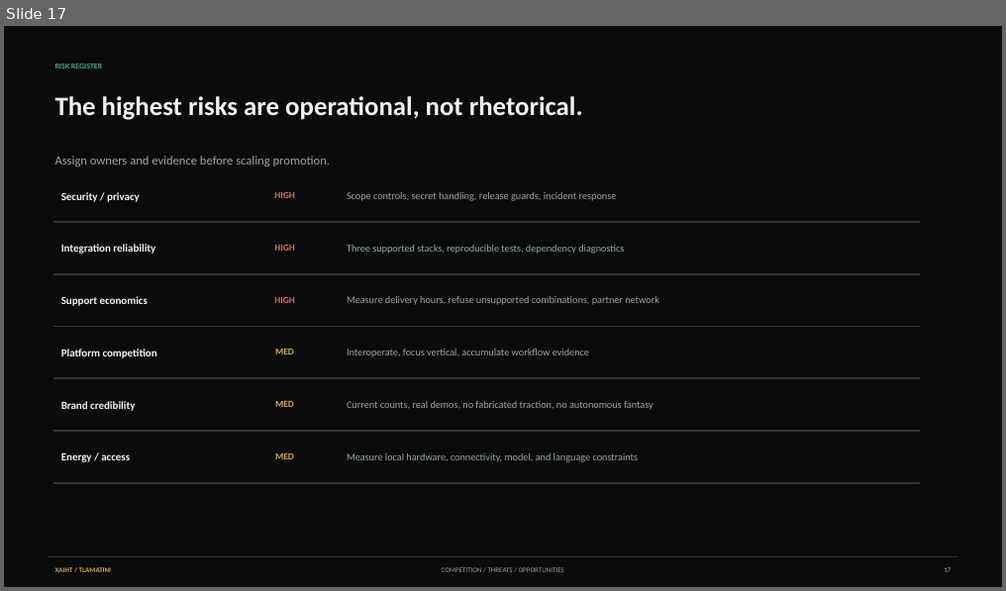
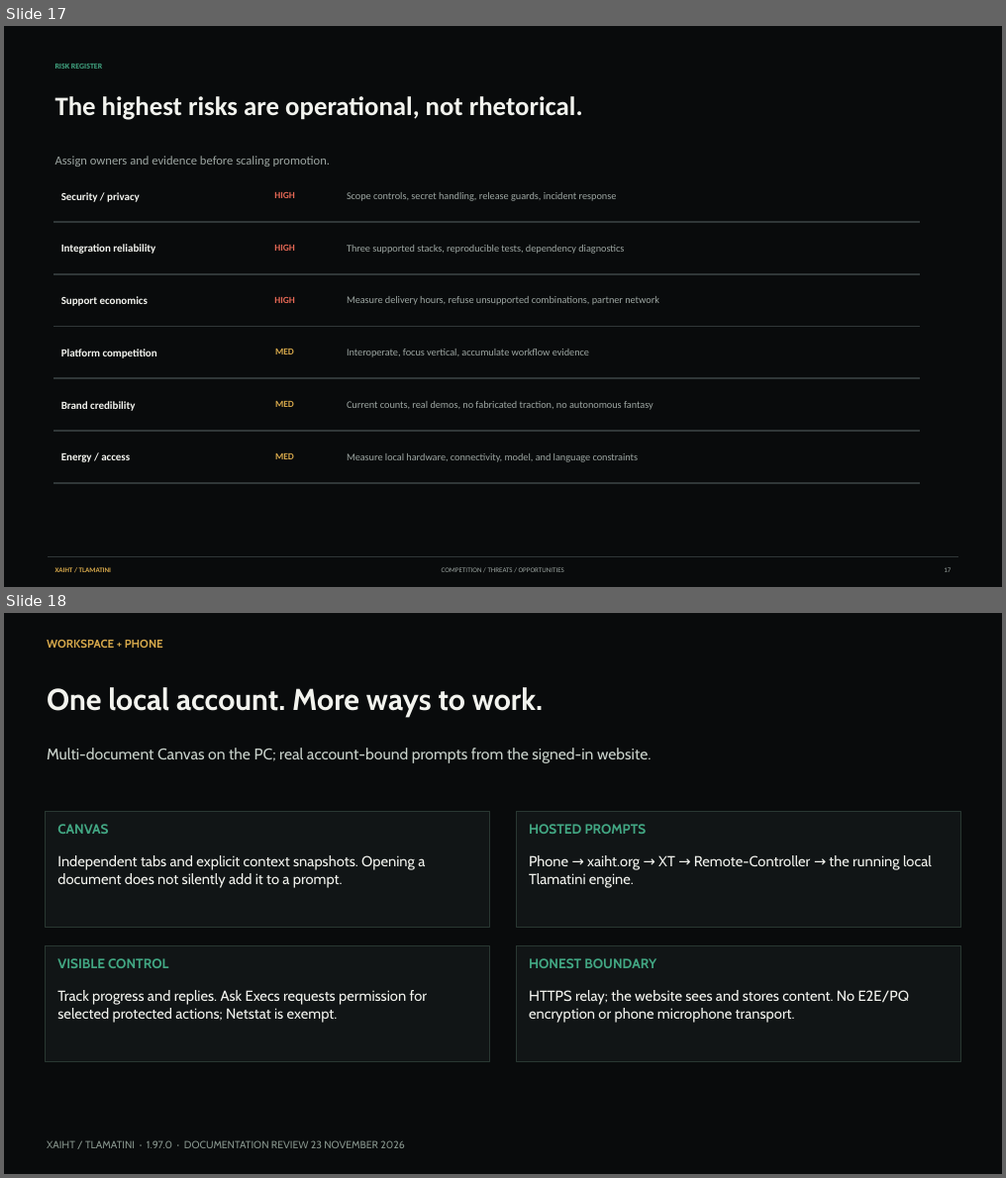
Before and after one commit to XAIHT/web-app, a slide deck: campaign/decks/XAIHT_Competition_Threats_Opportunities.pptx. Shown one above the other, each under a label of ours: slide 17 before the commit, slides 17 and 18 after it. The pictures are 1006x591 and 1006x1178 pixels, drawn with LibreOffice and Linux fonts; fonts in the diff are those of the drawing. Boxes give left, top, right and bottom in pixels: in the first picture for what was removed or moved away, otherwise in the second. Text is boxed around its words. In the diff, an @@ line names an element or a change of style, - is before the commit and + after.

```diff
--- a/campaign/decks/XAIHT_Competition_Threats_Opportunities.pptx
+++ b/campaign/decks/XAIHT_Competition_Threats_Opportunities.pptx
@@ slide 18 added at (4, 613, 1002, 1174), background #090B0C @@
@@ text added at (47, 640, 163, 648), 11 pt, text #D6A84B, bold @@
+WORKSPACE + PHONE
@@ text added at (47, 687, 543, 717), 29 pt, text #F2F3EE, bold @@
+One local account. More ways to work.
@@ text added at (47, 748, 651, 763), 15 pt, text #C8D1CA @@
+Multi-document Canvas on the PC; real account-bound prompts from the signed-in website.
@@ rectangle added at (46, 811, 490, 928), fill #111516, outline #293832 1 pt @@
@@ rectangle added at (516, 811, 960, 928), fill #111516, outline #293832 1 pt @@
@@ text added at (57, 824, 108, 834), 13 pt, text #42A783, bold @@
+CANVAS
@@ text added at (529, 824, 647, 834), 13 pt, text #42A783, bold @@
+HOSTED PROMPTS
@@ text added at (57, 856, 425, 888), 14 pt, text #F2F3EE @@
+Independent tabs and explicit context snapshots. Opening a document does not silently add it to a prompt.
@@ text added at (529, 856, 932, 888), 14 pt, text #F2F3EE @@
+Phone → xaiht.org → XT → Remote-Controller → the running local Tlamatini engine.
@@ rectangle added at (46, 947, 490, 1062), fill #111516, outline #293832 1 pt @@
@@ text added at (57, 959, 168, 968), 13 pt, text #42A783, bold @@
+VISIBLE CONTROL
@@ rectangle added at (516, 947, 960, 1062), fill #111516, outline #293832 1 pt @@
@@ text added at (529, 959, 656, 968), 13 pt, text #42A783, bold @@
+HONEST BOUNDARY
@@ text added at (57, 990, 428, 1023), 14 pt, text #F2F3EE @@
+Track progress and replies. Ask Execs requests permission for selected protected actions; Netstat is exempt.
@@ text added at (529, 990, 910, 1023), 14 pt, text #F2F3EE @@
+HTTPS relay; the website sees and stores content. No E2E/PQ encryption or phone microphone transport.
@@ text added at (47, 1141, 404, 1149), 10 pt, text #86948C @@
+XAIHT / TLAMATINI · 1.97.0 · DOCUMENTATION REVIEW 23 NOVEMBER 2026
```
Also in this commit, not shown: 3 slides changed, 1 other slide added, 37 other files.
